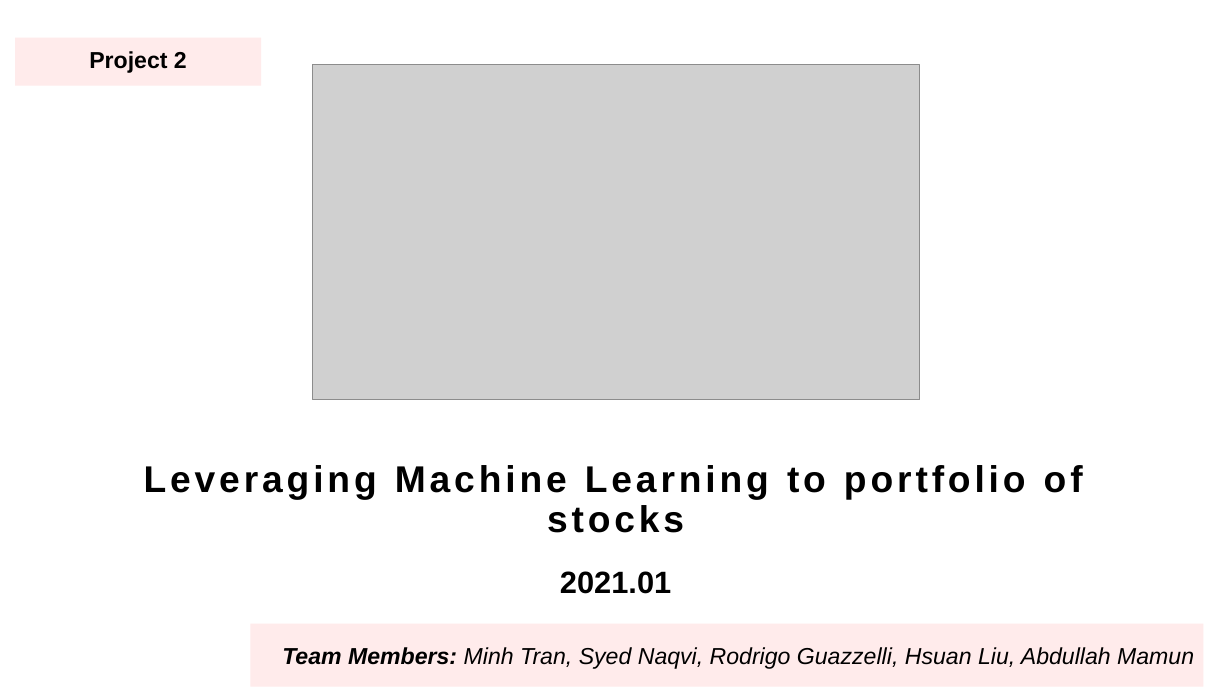
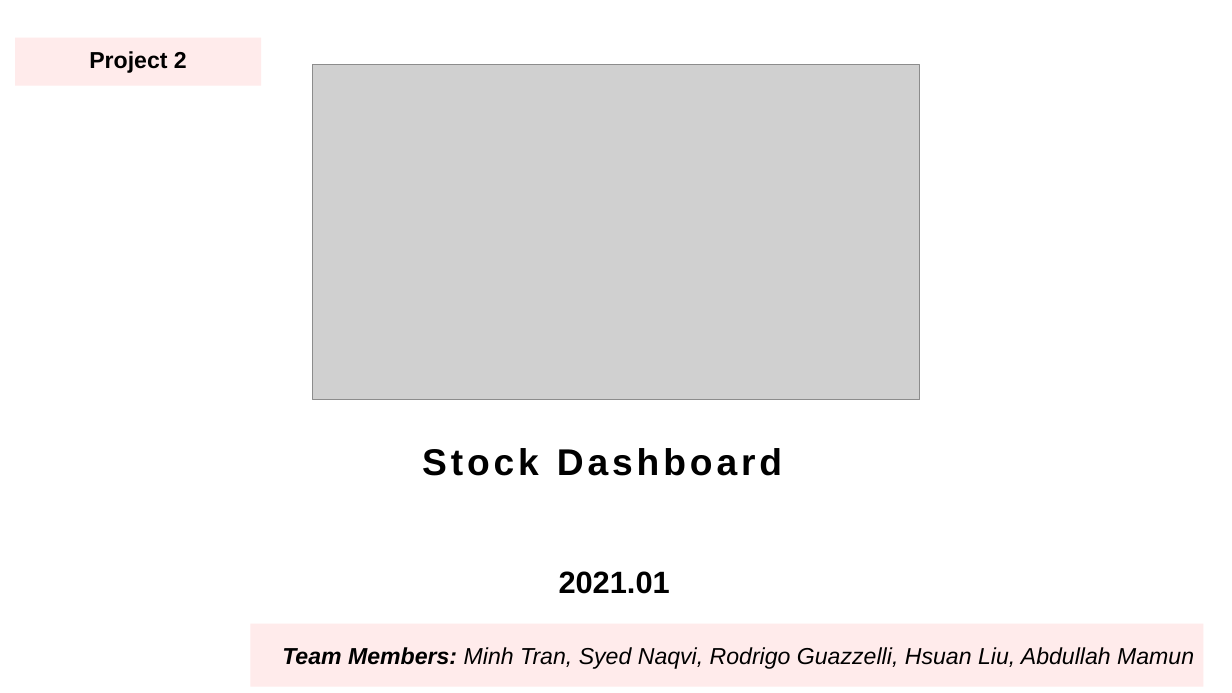
Before and after one commit to Minhtran18/Project_2, a slide deck: slide 1 of Project 2 proposal.pptx. Drawn at 1232x693 pixels with LibreOffice and Linux fonts; fonts in the diff are those of the drawing; grey boxes stand for pictures. Boxes give left, top, right and bottom in pixels: in the first picture for what was removed or moved away, otherwise in the second. Text is boxed around its words. In the diff, an @@ line names an element or a change of style, - is before the commit and + after.

```diff
--- a/Project 2 proposal.pptx
+++ b/Project 2 proposal.pptx
@@ text at [422,448,782,476]: text changed @@
-Leveraging Machine Learning to portfolio of stocks
+Stock Dashboard
```
Also in this commit, not shown: 2 slides added, 1 slide removed, 1 other file.
